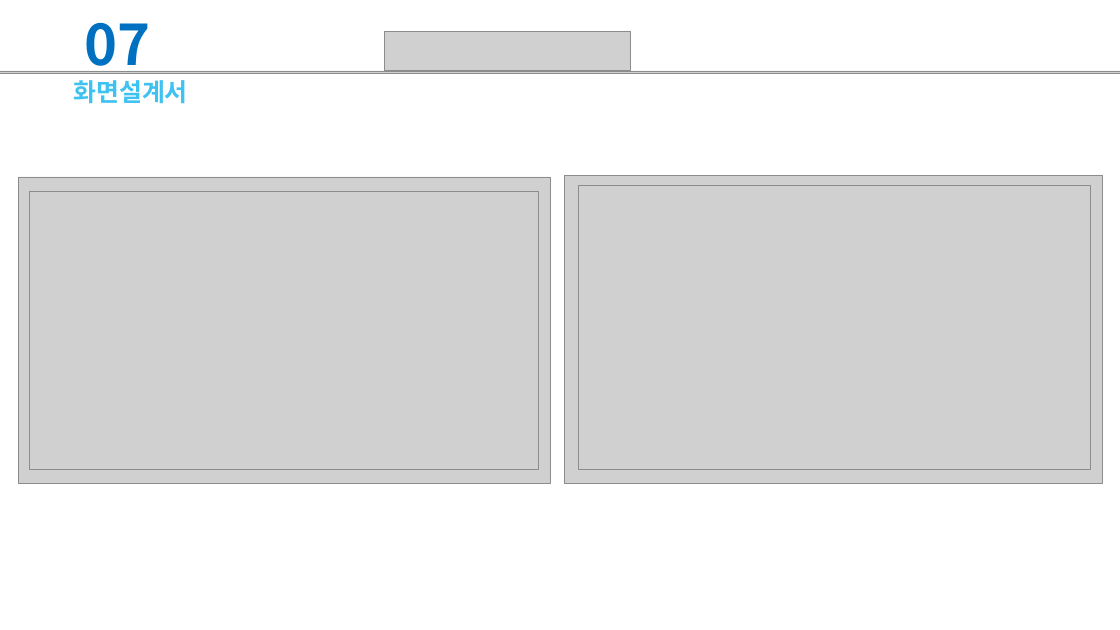
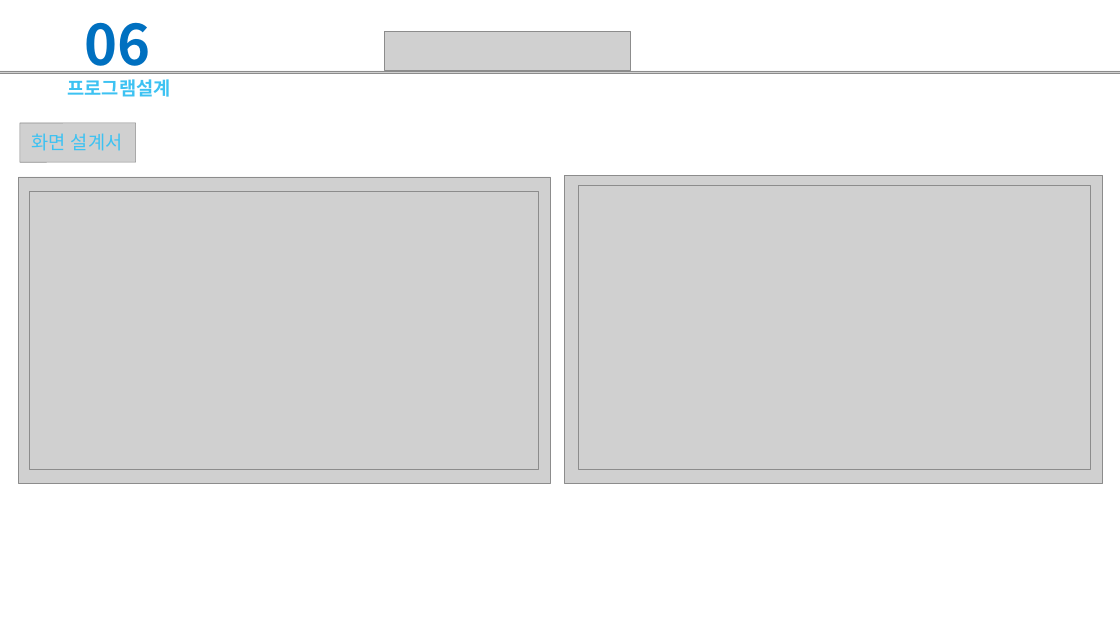
Before and after one commit to juhyeonjong2/DongStagram, a slide deck: slide 15 of Documents/8. 발표/2. 최종발표/최종발표.pptx. Drawn at 1120x630 pixels with LibreOffice and Linux fonts; fonts in the diff are those of the drawing; grey boxes stand for pictures. Boxes give left, top, right and bottom in pixels: in the first picture for what was removed or moved away, otherwise in the second. Text is boxed around its words. In the diff, an @@ line names an element or a change of style, - is before the commit and + after.

```diff
--- a/Documents/8. 발표/2. 최종발표/최종발표.pptx
+++ b/Documents/8. 발표/2. 최종발표/최종발표.pptx
@@ text added at [68,22,171,97], 24 pt, text #3DC2F2, bold @@
+06
+프로그램설계
@@ picture added at [20,123,136,162] @@
@@ text at [31,133,123,151]: text changed; size 32 to 24 pt; bold off @@
-07
-화면설계서
+화면 설계서
```
Also in this commit, not shown: 7 other slides changed, 3 slides added, 1 other file.
